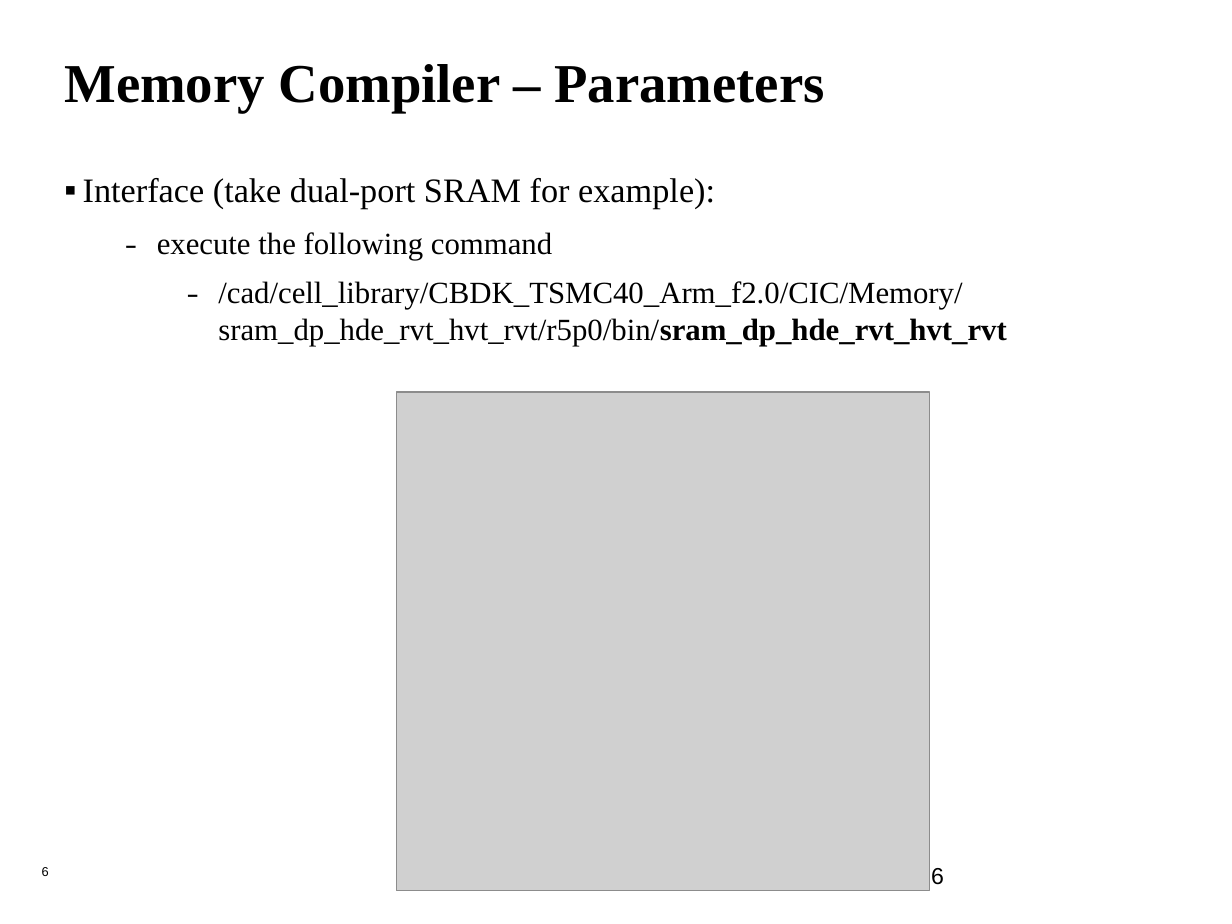
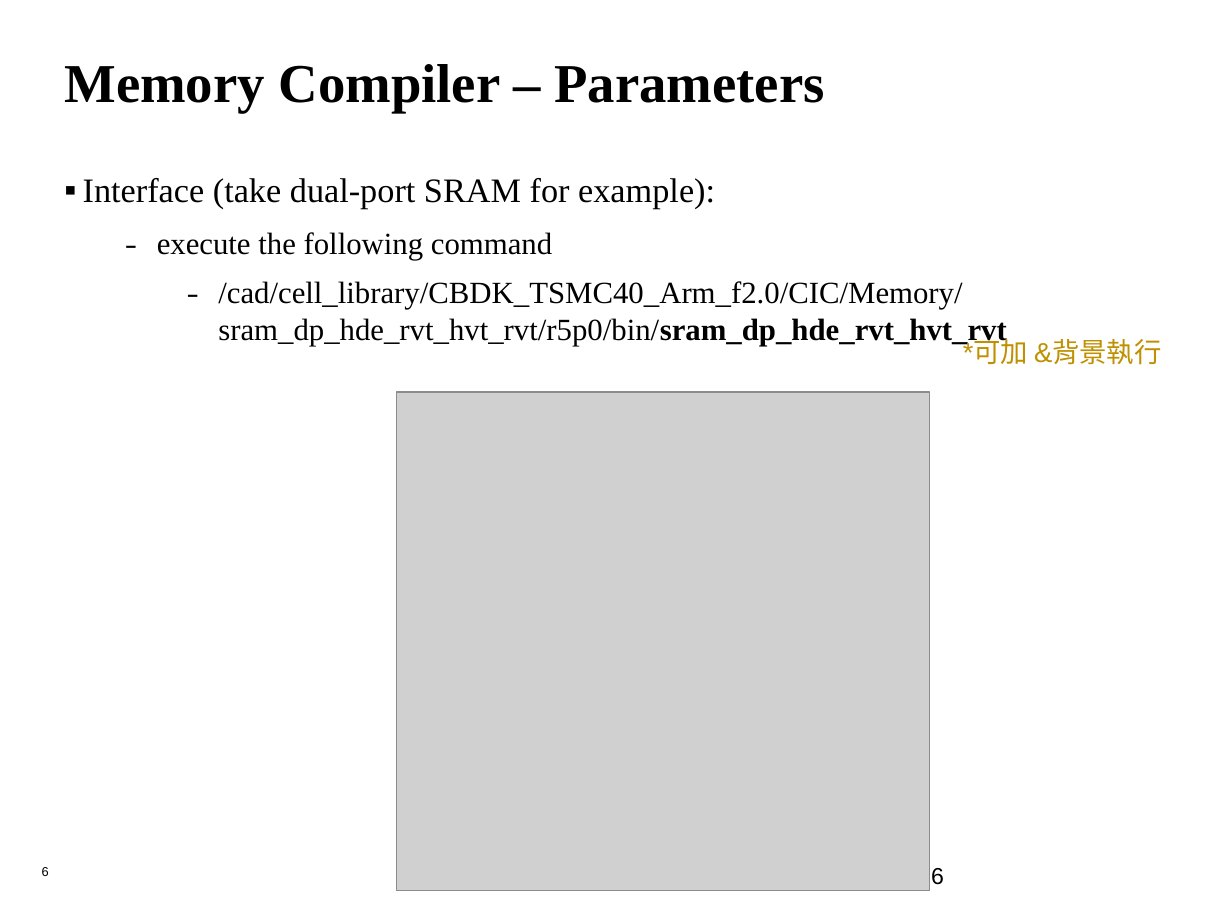
Before and after one commit to leo870823/2020-SRAM-training-course, a slide deck: slide 6 of MemoryCompiler_tutorial.pptx. Drawn at 1232x924 pixels with LibreOffice and Linux fonts; fonts in the diff are those of the drawing; grey boxes stand for pictures; background and template pictures are left out. Boxes give left, top, right and bottom in pixels: in the first picture for what was removed or moved away, otherwise in the second. Text is boxed around its words. In the diff, an @@ line names an element or a change of style, - is before the commit and + after.

```diff
--- a/MemoryCompiler_tutorial.pptx
+++ b/MemoryCompiler_tutorial.pptx
@@ text added at (963,341,1161,365), 16 pt, text #BF9000 @@
+*可加 &背景執行
```
Also in this commit, not shown: 10 other slides changed, 1 other file.
